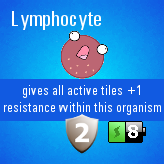
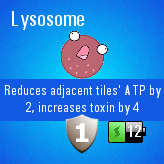
Comparing the layer stacks of the two w=164, h=164 images. Changes:
hid "shield2.png" over [65, 113, 100, 154]
renamed "Lymphocyte" to "Lysosome", painted on it over [30, 11, 101, 30]
renamed "8" to "12", painted on it over [128, 125, 141, 138]
renamed "gives all active tiles +1 resi..." to "Reduces adjacent tiles' ATP by...", painted on it over [4, 85, 161, 115]
